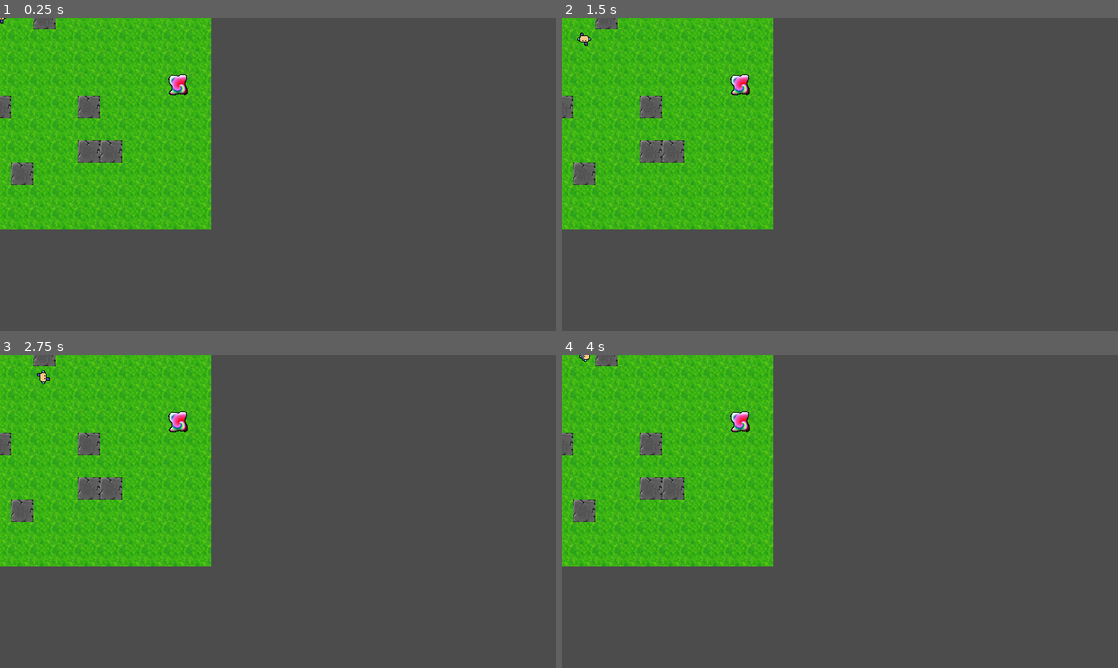
Above: before the commit, frames 1-4 (two rows, left to right).
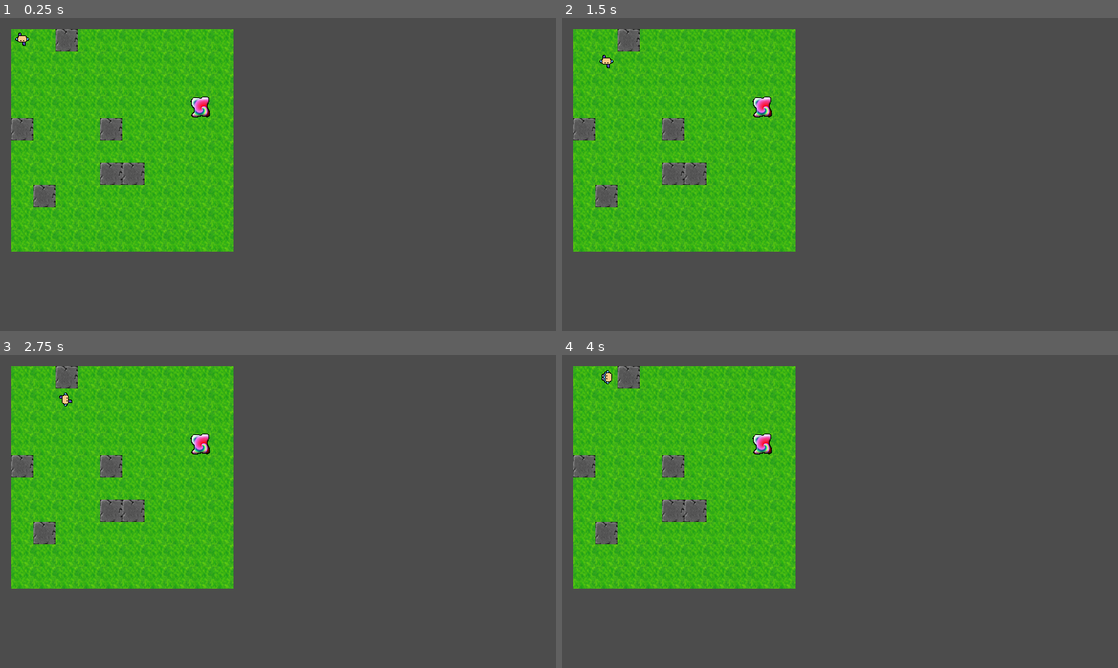
Above: after the commit, the same moments.

Repository: JulianNymark/godot-escape
Game: Godot game, scene res://world.tscn
The game is run twice, just before and just after one commit, with the same random seed, the same clock (stepped at 60 frames per second) and the same inputs.
Inputs:
- Up to frame 1 (0.25 s): no input
- Up to frame 2 (1.5 s): tap Enter at 0.5 s; hold Right (ui_right) 0.53-1.28 s; tap Space at 1.25 s; hold Down (ui_down) from 1.28 s (still down)
- Up to frame 3 (2.75 s): tap Enter at 2 s; release Down (ui_down) at 2.03 s; hold Right (ui_right) from 2.03 s (still down)
- Up to frame 4 (4 s): release Right (ui_right) at 2.78 s; hold Up (ui_up) 2.78-3.53 s; hold Left (ui_left) from 3.53 s (still down)

The runs differ from the first frame. In frame 1, 11% of the frame differs, in the area x 0-42%, y 0-75%; in frame 2, 11%; in frame 3, 11%; in frame 4, 11%.

Commit message:
randomize the seed, World node changes

Diff:
--- a/Map.gd
+++ b/Map.gd
@@ -11,7 +11,7 @@
 
 # Called when the node enters the scene tree for the first time.
 func _ready():
-
+	randomize()
 	mapData = generateMapBlueprint(DIM)
 	instantiateTerrain(mapData)
 
--- a/world.tscn
+++ b/world.tscn
@@ -4,13 +4,16 @@
 [ext_resource path="res://creatures/Player.tscn" type="PackedScene" id=2]
 [ext_resource path="res://Map.gd" type="Script" id=4]
 
-[node name="World" type="Node"]
+[node name="World" type="Node2D"]
+position = Vector2( 32, 32 )
 
 [node name="Map" type="YSort" parent="."]
 script = ExtResource( 4 )
 
-[node name="loaf" parent="." instance=ExtResource( 1 )]
+[node name="Creatures" type="YSort" parent="."]
+
+[node name="loaf" parent="Creatures" instance=ExtResource( 1 )]
 position = Vector2( 256, 96 )
 
-[node name="Player" parent="." instance=ExtResource( 2 )]
+[node name="Player" parent="Creatures" instance=ExtResource( 2 )]
 position = Vector2( 32, 32 )
